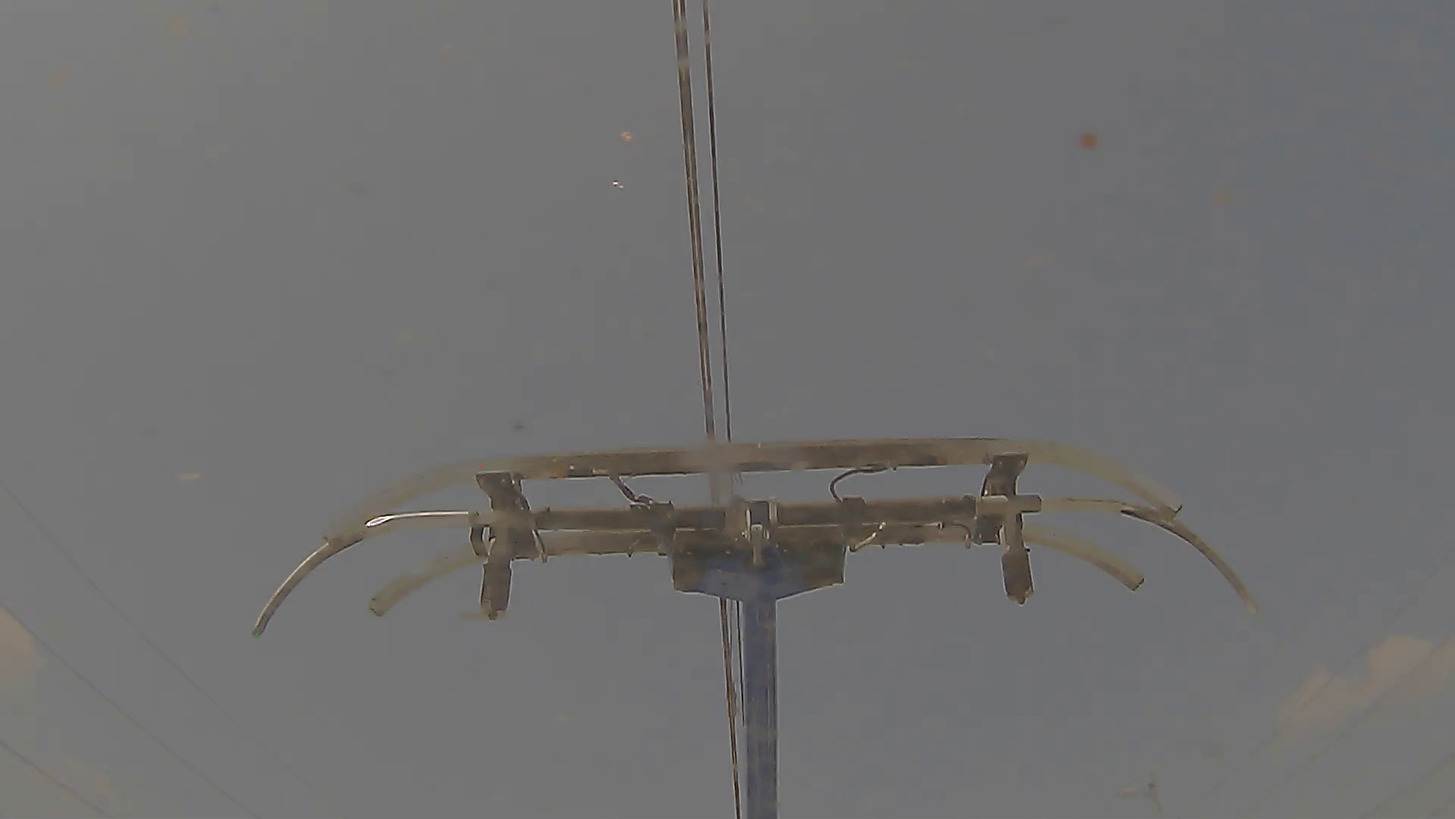
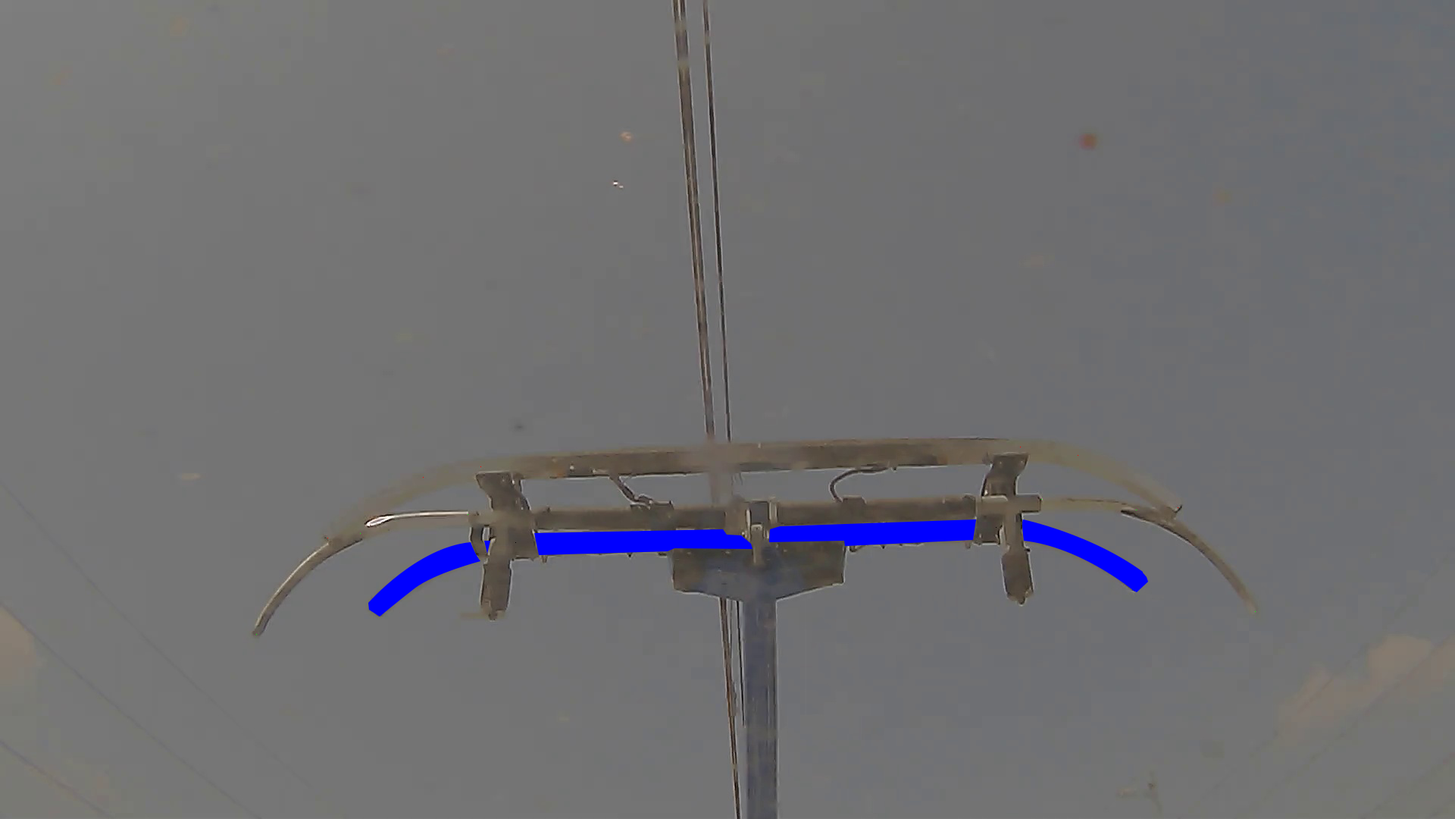
Layered file, before and after one edit (1455x819). Changes by layer:
showed "mask" (3rd of 3, in "rear_bar"), painted on it over left=368, top=519, right=1149, bottom=617
